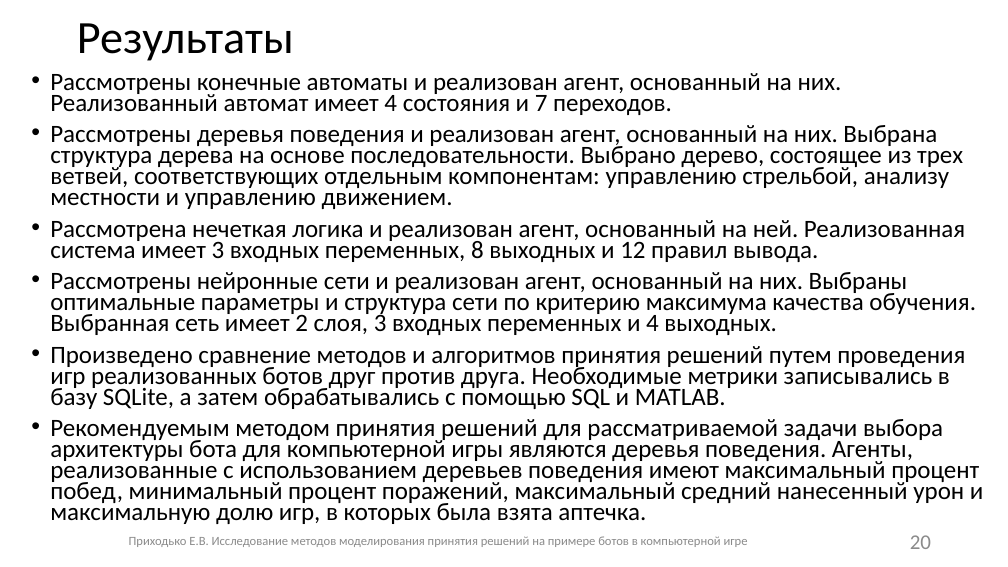
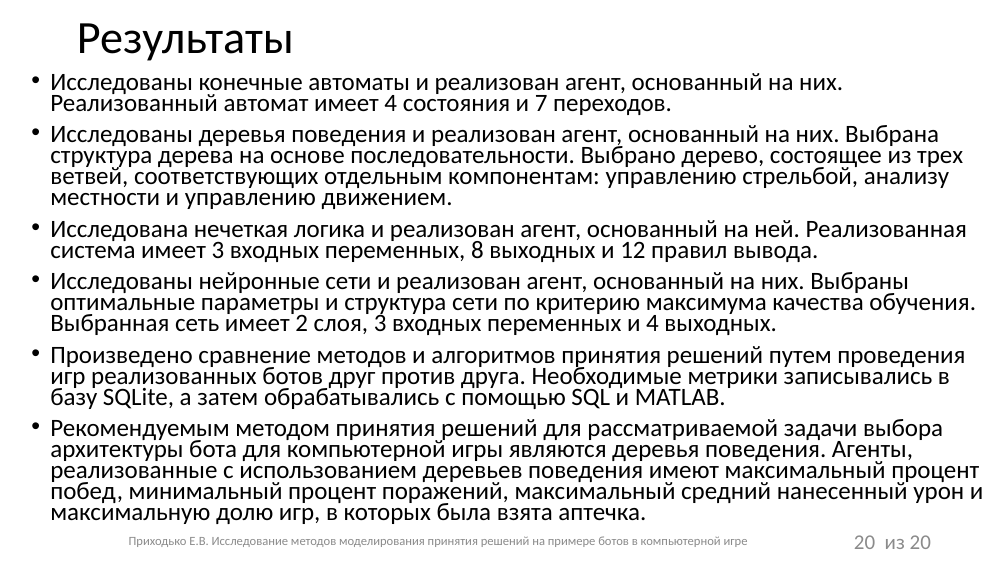
Before and after one commit to Fck-r-sns/Game_AI_thesis, a slide deck: slide 20 of Презентация.pptx. Drawn at 1008x567 pixels with LibreOffice and Linux fonts; fonts in the diff are those of the drawing. Boxes give left, top, right and bottom in pixels: in the first picture for what was removed or moved away, otherwise in the second. Text is boxed around its words. In the diff, an @@ line names an element or a change of style, - is before the commit and + after.

```diff
--- a/Презентация.pptx
+++ b/Презентация.pptx
@@ text at box(50, 73, 976, 335): text changed @@
-• Рассмотрены конечные автоматы и реализован агент, основанный на них. Реализованный автомат имеет 4 состояния и 7 переходов.
-• Рассмотрены деревья поведения и реализован агент, основанный на них. Выбрана структура дерева на основе последовательности. Выбрано дерево, состоящее из трех ветвей, соответствующих отдельным компонентам: управлению стрельбой, анализу местности и управлению движением.
-• Рассмотрена нечеткая логика и реализован агент, основанный на ней. Реализованная система имеет 3 входных переменных, 8 выходных и 12 правил вывода.
-• Рассмотрены нейронные сети и реализован агент, основанный на них. Выбраны оптимальные параметры и структура сети по критерию максимума качества обучения. Выбранная сеть имеет 2 слоя, 3 входных переменных и 4 выходных.
+• Исследованы конечные автоматы и реализован агент, основанный на них. Реализованный автомат имеет 4 состояния и 7 переходов.
+• Исследованы деревья поведения и реализован агент, основанный на них. Выбрана структура дерева на основе последовательности. Выбрано дерево, состоящее из трех ветвей, соответствующих отдельным компонентам: управлению стрельбой, анализу местности и управлению движением.
+• Исследована нечеткая логика и реализован агент, основанный на ней. Реализованная система имеет 3 входных переменных, 8 выходных и 12 правил вывода.
+• Исследованы нейронные сети и реализован агент, основанный на них. Выбраны оптимальные параметры и структура сети по критерию максимума качества обучения. Выбранная сеть имеет 2 слоя, 3 входных переменных и 4 выходных.
@@ page number: place and size @@
-page number at box(910, 535, 931, 549)
+page number at box(854, 535, 875, 549)
@@ text added at box(885, 535, 931, 549), 20 pt, text #8C8C8C @@
+из 20
```
Also in this commit, not shown: 24 other slides changed, 1 other file.
